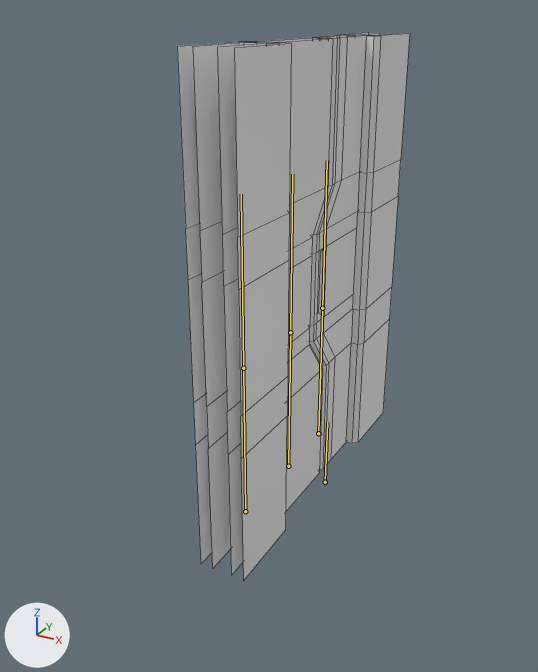
Two versions of the FBX model GP2_Team09/Assets/Complete/Art Assets/Meshes/AnimatedObjects/SK_Door_1_UpdatedMesh.fbx, one commit apart.
Camera for both pictures: a 50 mm camera at (1.67, -3.82, 2.88) aimed at (-0.3, -0.24, 1.09). Every picture has the same lights, and +X, +Y and +Z are marked at lower left. The bones that bend it are drawn over the model as lines. Mesh edges are drawn as thin lines.

Objects in the first picture: 'SM_Modular_Door_200'.
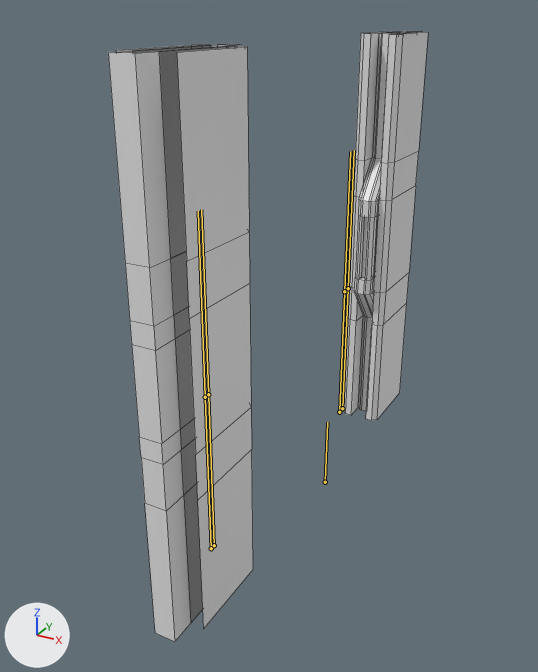
The newer file adds an action. The first version stands in its rest pose; the second is drawn at frame 161 of the action 'Armature|Door_SyncedSound'.

Pixel boxes [x1, y1, x2, y2] of what changed, in the pictures (538 x 672 px):
'SM_Modular_Door_200', posed (37% wider, 12% taller): before [177, 33, 410, 580]; after [108, 31, 428, 642]
bone 'Door_1_R', root to tip: before (288, 466) to (290, 332); after (342, 408) to (348, 288)
bone 'Door_2_R', root to tip: before (318, 433) to (322, 308); after (339, 412) to (344, 291)
bone 'Door_1_L', root to tip: before (288, 466) to (290, 332); after (214, 545) to (208, 394)
bone 'Door_2_L', root to tip: before (245, 511) to (243, 368); after (211, 548) to (205, 397)

What the commit changed:
Bone 'Door_1_R' (bone_door_1_r) moves from (0.0, 0.0, 0.0) to (0.0, 0.0, -0.921).
Bone 'Door_2_R' (bone_door_2_r) moves from (0.0, 0.0, 0.0) to (0.0, 0.0, -0.374).
Bone 'Door_1_L' (bone_door_1_l) moves from (0.0, 0.0, 0.0) to (0.0, 0.0, 0.95).
Bone 'Door_2_L' (bone_door_2_l) moves from (0.0, 0.0, 0.0) to (0.0, 0.0, 0.397).
